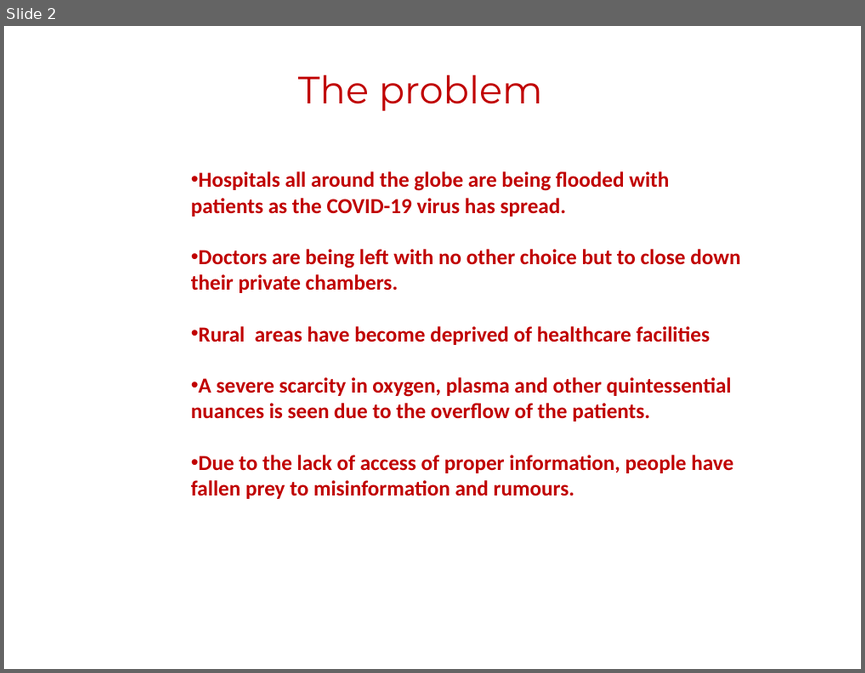
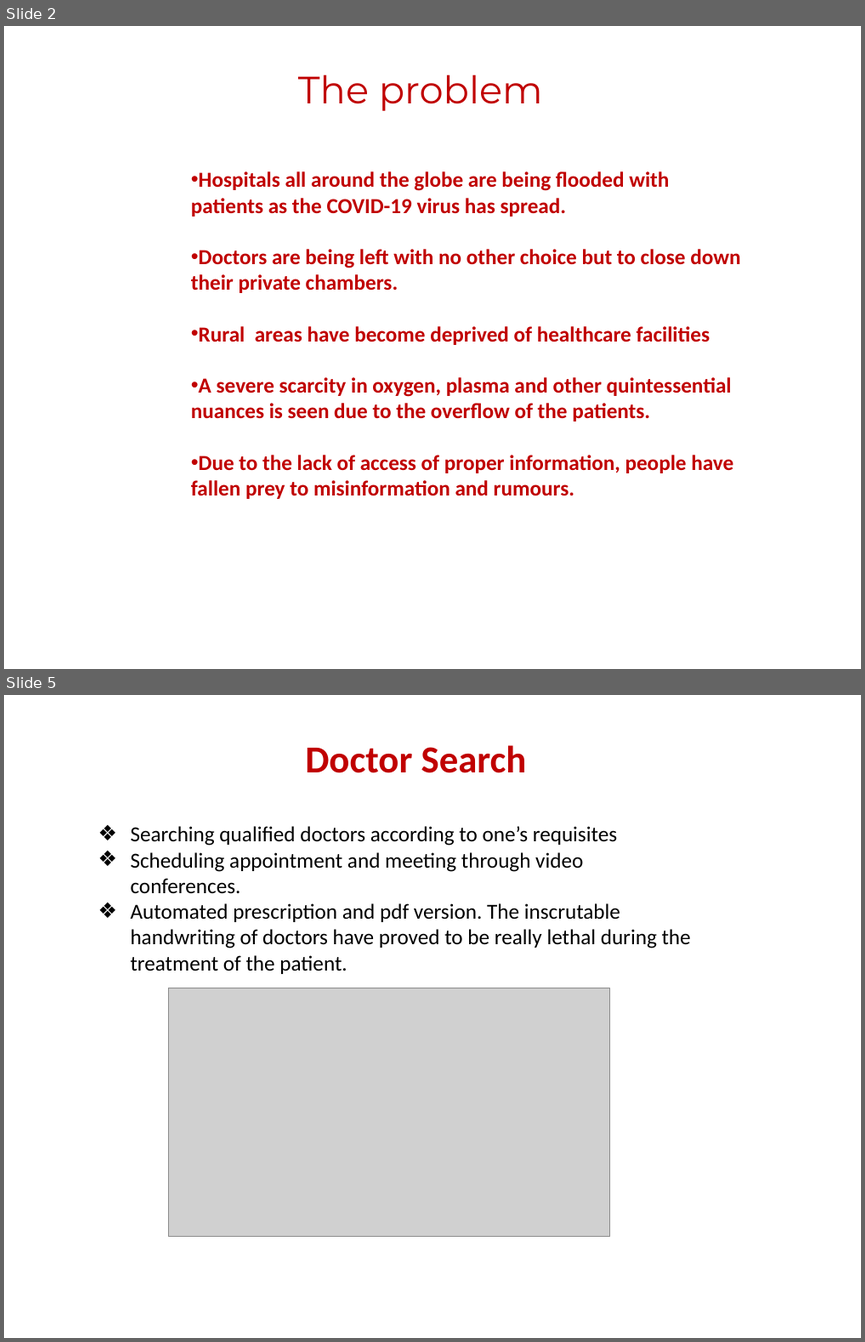
Before and after one commit to zhalok/HackNSU3_APLOMB, a slide deck: Healthcare Comrade.pptx. Shown one above the other, each under a label of ours: slide 2 before the commit, slides 2 and 5 after it; the slides between them are not shown. The pictures are 865x673 and 865x1342 pixels, drawn with LibreOffice and Linux fonts; fonts in the diff are those of the drawing; grey boxes stand for pictures; background and template pictures are left out. Boxes give left, top, right and bottom in pixels: in the first picture for what was removed or moved away, otherwise in the second. Text is boxed around its words. In the diff, an @@ line names an element or a change of style, - is before the commit and + after.

```diff
--- a/Healthcare Comrade.pptx
+++ b/Healthcare Comrade.pptx
@@ slide 5 added at (4,695,861,1338), background #FFFFFF @@
@@ text added at (305,745,527,773), 32 pt, text #C00000, bold @@
+Doctor Search
@@ text added at (131,826,691,974), 18 pt, text #000000 @@
+❖ Searching qualified doctors according to one’s requisites
+❖ Scheduling appointment and meeting through video conferences.
+❖ Automated prescription and pdf version. The inscrutable handwriting of doctors have proved to be really lethal during the treatment of the patient.
@@ picture added at (169,988,610,1236) @@
```
Also in this commit, not shown: 2 slides changed, 5 other slides added, 1 other file.
